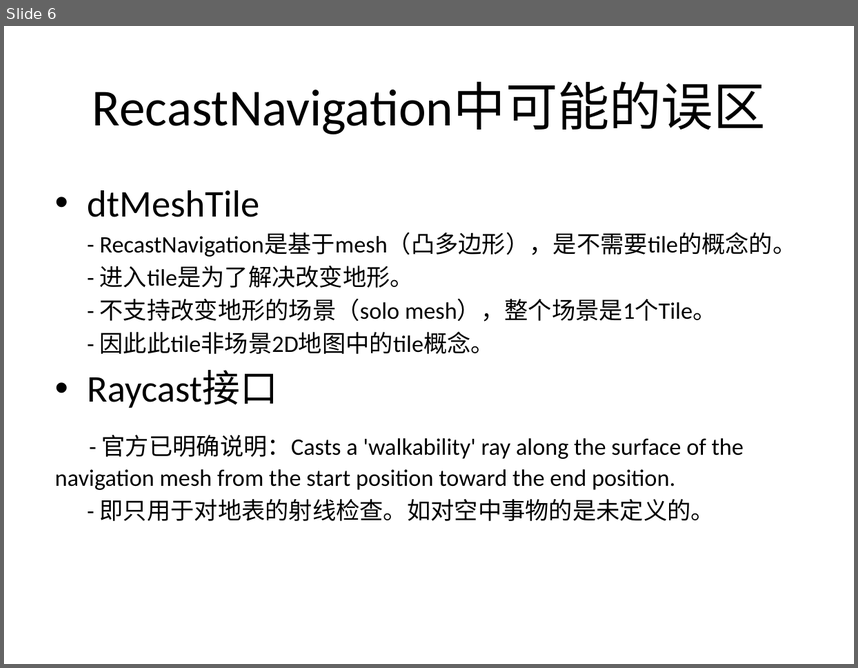
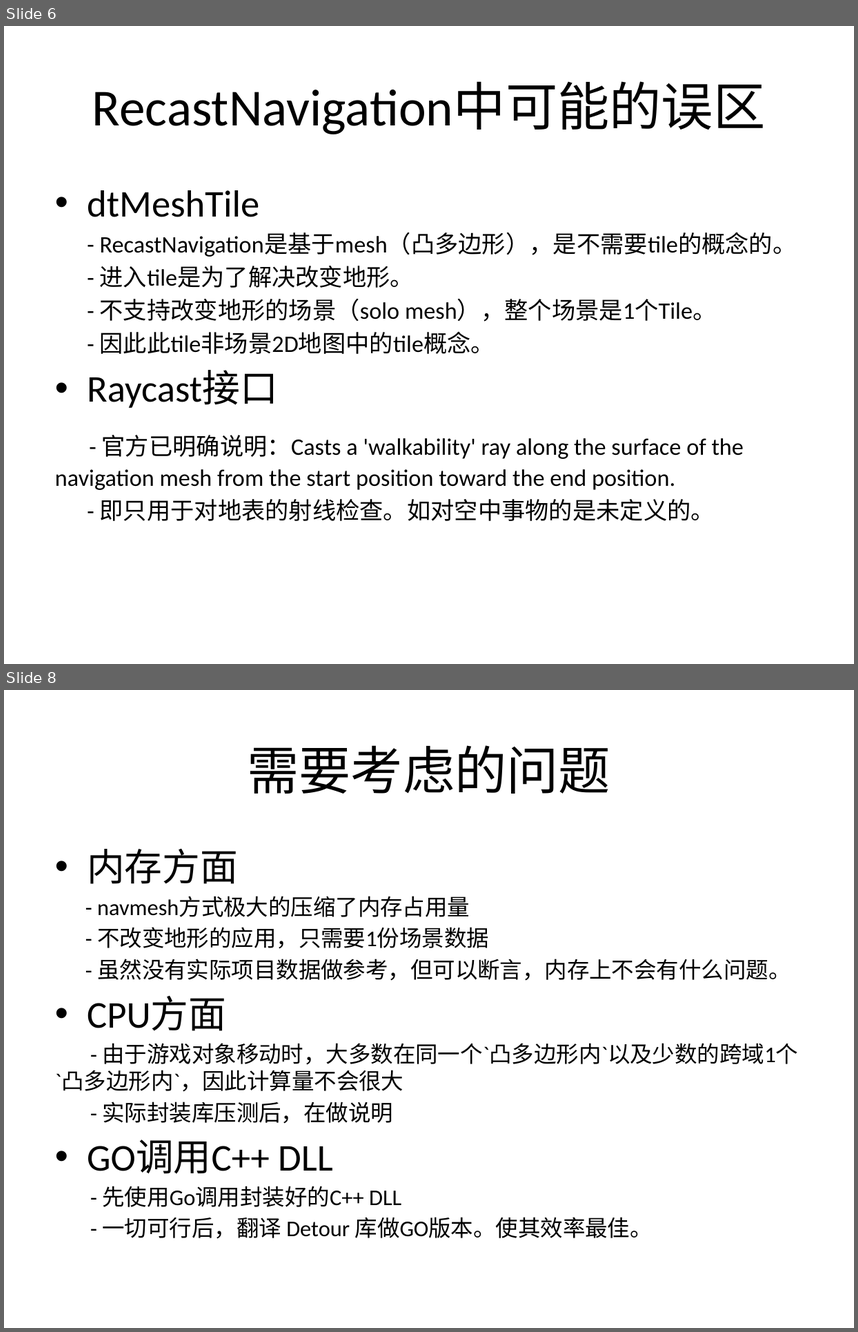
Before and after one commit to fananchong/NavMeshScene, a slide deck: wiki/recastnavigation介绍.pptx. Shown one above the other, each under a label of ours: slide 6 before the commit, slides 6 and 8 after it; the slides between them are not shown. The pictures are 858x668 and 858x1332 pixels, drawn with LibreOffice and Linux fonts; fonts in the diff are those of the drawing; background and template pictures are left out. Boxes give left, top, right and bottom in pixels: in the first picture for what was removed or moved away, otherwise in the second. Text is boxed around its words. In the diff, an @@ line names an element or a change of style, - is before the commit and + after.

```diff
--- a/wiki/recastnavigation介绍.pptx
+++ b/wiki/recastnavigation介绍.pptx
@@ slide 8 added at bbox=[4, 690, 854, 1328], background picture (left out) @@
@@ title added at bbox=[247, 745, 611, 793], 44 pt, text #000000 @@
+需要考虑的问题
@@ text added at bbox=[55, 849, 799, 1239], 19 pt, text #000000 @@
+• 内存方面
+- navmesh方式极大的压缩了内存占用量
+- 不改变地形的应用，只需要1份场景数据
+- 虽然没有实际项目数据做参考，但可以断言，内存上不会有什么问题。
+• CPU方面
+- 由于游戏对象移动时，大多数在同一个`凸多边形内`以及少数的跨域1个`凸多边形内`，因此计算量不会很大
+- 实际封装库压测后，在做说明
+• GO调用C++ DLL
+- 先使用Go调用封装好的C++ DLL
+- 一切可行后，翻译 Detour 库做GO版本。使其效率最佳。
```
Also in this commit, not shown: 1 slide changed, 2 other files.
